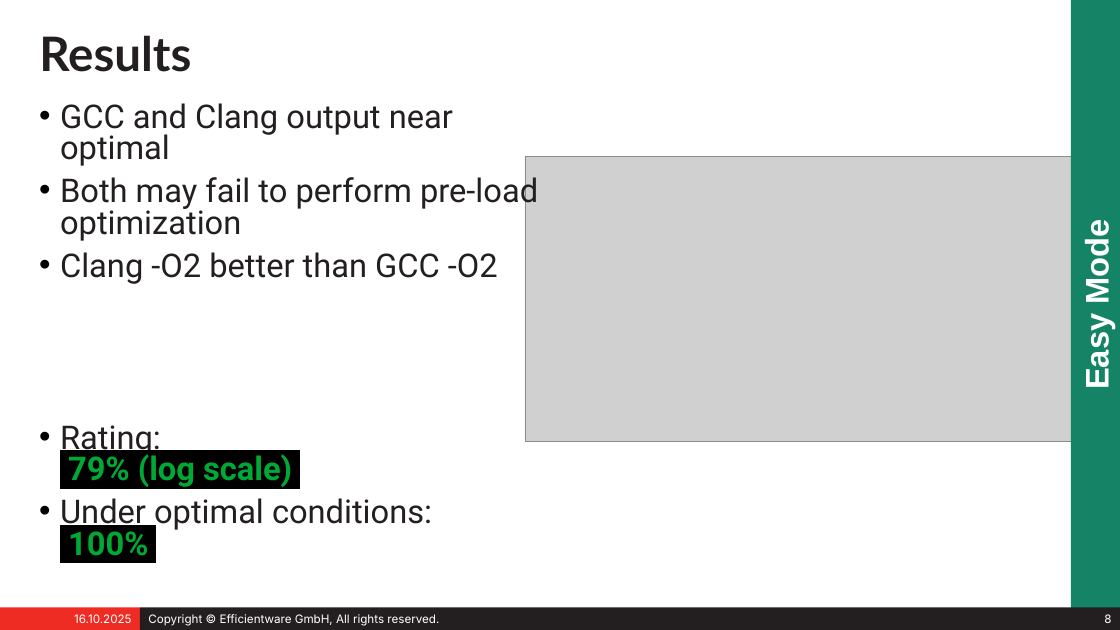
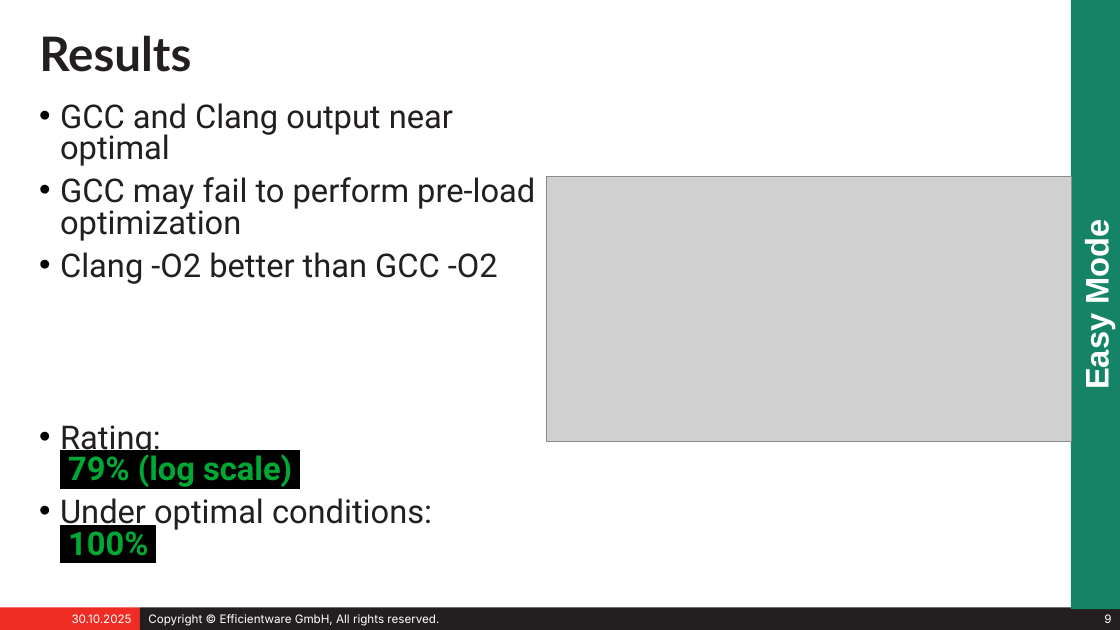
Before and after one commit to stefeff/auto-vectorization, a slide deck: slide 9 of presentation/speed_for_free.odp (slide 8 before the commit). Drawn at 1120x630 pixels with LibreOffice and Linux fonts; fonts in the diff are those of the drawing; grey boxes stand for pictures. Boxes give left, top, right and bottom in pixels: in the first picture for what was removed or moved away, otherwise in the second. Text is boxed around its words. In the diff, an @@ line names an element or a change of style, - is before the commit and + after.

```diff
--- a/presentation/speed_for_free.odp
+++ b/presentation/speed_for_free.odp
@@ text at [60, 177, 535, 241]: text changed @@
-• Both may fail to perform pre-load optimization
+• GCC may fail to perform pre-load optimization
@@ picture: place and size @@
-picture at [525, 156, 1078, 441]
+picture at [546, 176, 1071, 441]
@@ text in rectangle at [72, 614, 132, 623]: text changed @@
-16.10.2025
+30.10.2025
```
Also in this commit, not shown: 19 other slides changed, 1 slide added, 1 other file.
